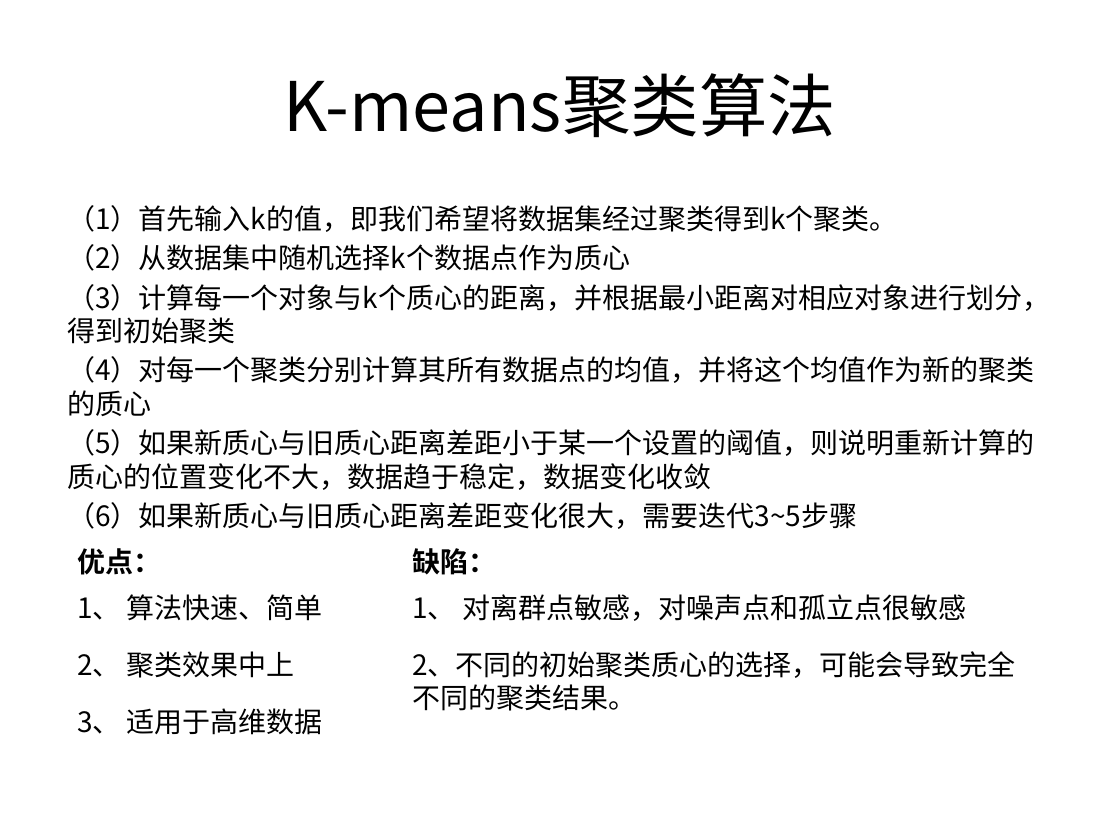
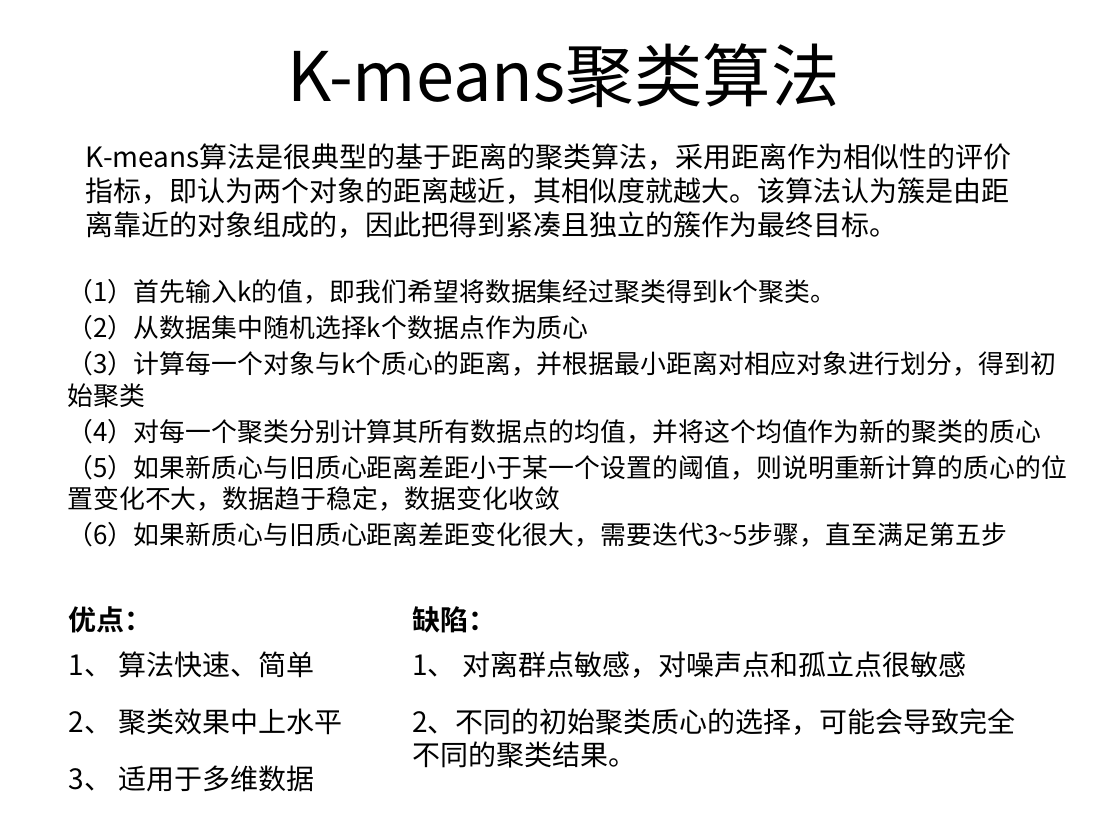
Before and after one commit to BattalionCommander/Python, a slide deck: slide 15 of cls_23聚类算法.pptx. Drawn at 1120x840 pixels with LibreOffice and Linux fonts; fonts in the diff are those of the drawing; background and template pictures are left out. Boxes give left, top, right and bottom in pixels: in the first picture for what was removed or moved away, otherwise in the second. Text is boxed around its words. In the diff, an @@ line names an element or a change of style, - is before the commit and + after.

```diff
--- a/cls_23聚类算法.pptx
+++ b/cls_23聚类算法.pptx
@@ title "K-means聚类算法" moved from (x1=284, y1=73, x2=836, y2=138) to (x1=287, y1=43, x2=839, y2=108) @@
@@ text added at (x1=86, y1=143, x2=1012, y2=238), 18 pt, text #000000 @@
+K-means算法是很典型的基于距离的聚类算法，采用距离作为相似性的评价指标，即认为两个对象的距离越近，其相似度就越大。该算法认为簇是由距离靠近的对象组成的，因此把得到紧凑且独立的簇作为最终目标。
@@ text "（1）首先输入k的值，即我们希望将数据集经过聚类得到k个聚类。" moved from (x1=67, y1=205, x2=1050, y2=529) to (x1=67, y1=279, x2=1067, y2=547) @@
@@ text at (x1=67, y1=279, x2=1067, y2=511): size 18 to 16.6 pt in "（1）首先输入k的值，即我们希望将数据集经过聚类得到k个聚类。", "（2）从数据集中随机选择k个数据点作为质心", "（3）计算每一个对象与k个质心的距离，并根据最小距离对相应对象进行划分，得到初始聚类", "（4）对每一个聚类分别计算其所有数据点的均值，并将这个均值作为新的聚类的质心" and 1 more places @@
@@ text at (x1=67, y1=522, x2=1007, y2=547): text changed; size 18 to 16.6 pt @@
-（6）如果新质心与旧质心距离差距变化很大，需要迭代3~5步骤
+（6）如果新质心与旧质心距离差距变化很大，需要迭代3~5步骤，直至满足第五步
@@ text "优点：" moved from (x1=77, y1=548, x2=323, y2=735) to (x1=69, y1=606, x2=343, y2=792) @@
@@ text "缺陷：" moved from (x1=412, y1=548, x2=1016, y2=711) to (x1=412, y1=606, x2=1016, y2=768) @@
@@ text at (x1=69, y1=708, x2=343, y2=792): text changed @@
-2、 聚类效果中上
-3、 适用于高维数据
+2、 聚类效果中上水平
+3、 适用于多维数据
```
Also in this commit, not shown: 8 other slides changed, 1 slide added, 1 other file.
